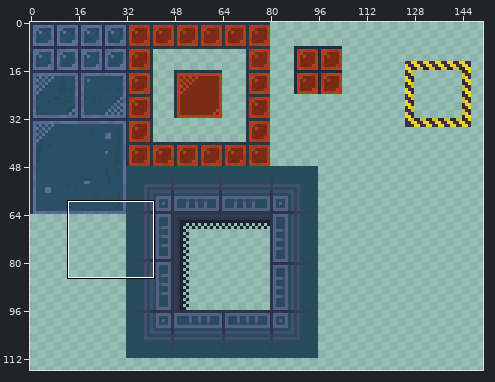
Pixel-art file: examples/vacuum-outlaw/src/main/resources/tilesets/StationOne_floors.aseprite. Above: a wide view before the commit, with the close-up outlined.
Close-up. Earlier state:
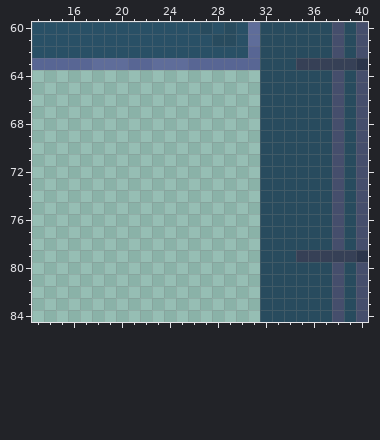
256x256 pixels, 1 frame. Colours within 5 levels of each other are drawn and written as one. Shown: x 13..40, y 60..84. The wide view leaves out empty margins.
Now the later version:
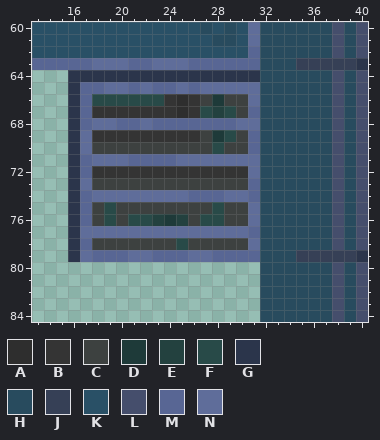
Palette (. is transparent): A #2e2e2e  B #343434  C #3d4140  D #1e3a39  E #23413f  F #284a48  G #2b354b  H #284b5e  J #364056  K #295066  L #454e6c  M #586694  N #5f6d9a
The edit:
Colour A is added in rows 66 to 67 at x 25.
Colour B is added in row 66 at x 24 and 26; in row 67 at x 18 to 24 and 26; in row 69 at x 18 to 26; in row 72 at x 18 to 30.
Colour C is added in row 66 at x 27 and 29 to 30; in row 67 at x 30; in row 69 at x 27 and 30; in row 70 at x 18 to 27 and 29 to 30; in row 73 at x 18 to 30; in row 75 at x 18, 20 to 27 and 29 to 30.
Colour C is added in row 76 at x 18, 20, 26 and 29 to 30; in row 78 at x 18 to 24 and 26 to 30.
Colour D is added in row 66 at x 28; in row 69 at x 28; in row 76 at x 24.
Colour E is added in row 67 at x 28; in row 76 at x 23 and 25.
Colour F is added in row 66 at x 18 to 23; in row 67 at x 27 and 29; in row 69 at x 29; in row 70 at x 28; in row 75 at x 19 and 28; in row 76 at x 19, 21 to 22 and 27 to 28.
Colour F is added in row 78 at x 25.
Colour G is added in row 64 at x 16 to 31; in rows 65 to 79 at x 16.
Colour M is added in row 65 at x 17 to 18, 21, 23 to 24 and 26; in row 66 at x 17; in row 67 at x 17 and 31; in row 68 at x 17, 20 to 21 and 23 to 29; in rows 69 to 70 at x 31; in row 71 at x 17 and 21 to 24.
Colour M is added in row 72 at x 17; in row 73 at x 31; in row 74 at x 17, 26 to 28 and 31; in rows 75 to 76 at x 17; in row 77 at x 31; in row 78 at x 17.
Colour M is added in row 79 at x 18 to 20, 23 to 25 and 28 to 31.
Colour N is added in row 65 at x 19 to 20, 22, 25 and 27 to 31; in row 66 at x 31; in row 68 at x 18 to 19, 22 and 30 to 31; in rows 69 to 70 at x 17; in row 71 at x 18 to 20 and 25 to 31; in row 72 at x 31.
Colour N is added in row 73 at x 17; in row 74 at x 18 to 25 and 29 to 30; in rows 75 to 76 at x 31; in row 77 at x 17 to 30; in row 78 at x 31; in row 79 at x 17, 21 to 22 and 26 to 27.
Boxes around the changes in both close-ups, in picture pixels (x1, y1, x2, y2):
added: (68, 70, 260, 262)
